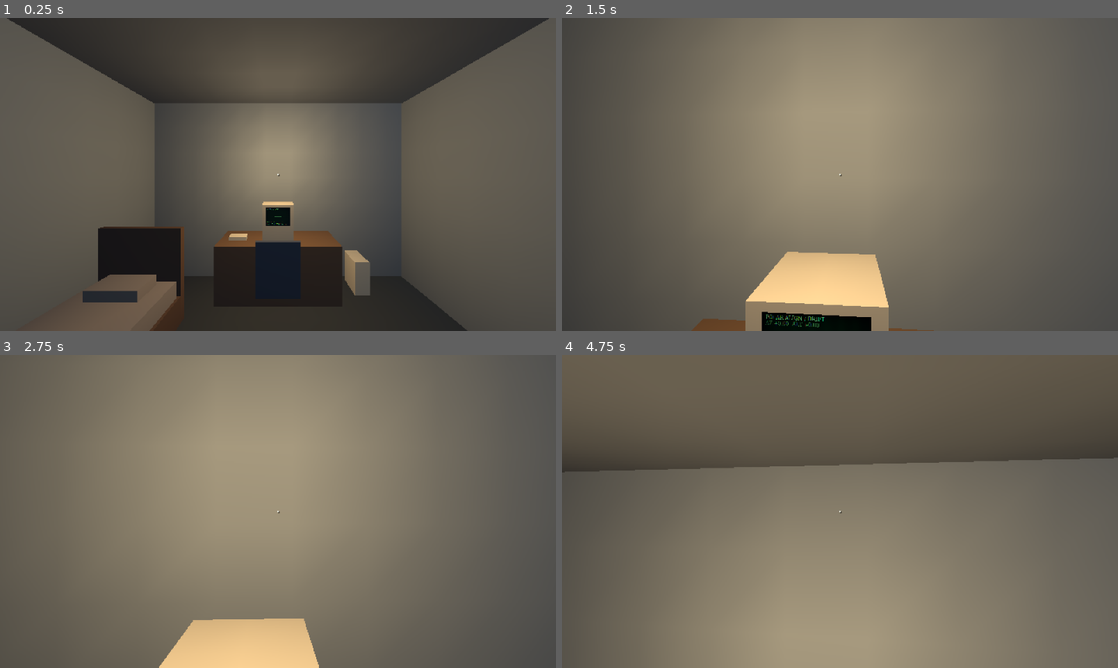
Above: before the commit, frames 1-4 (two rows, left to right).
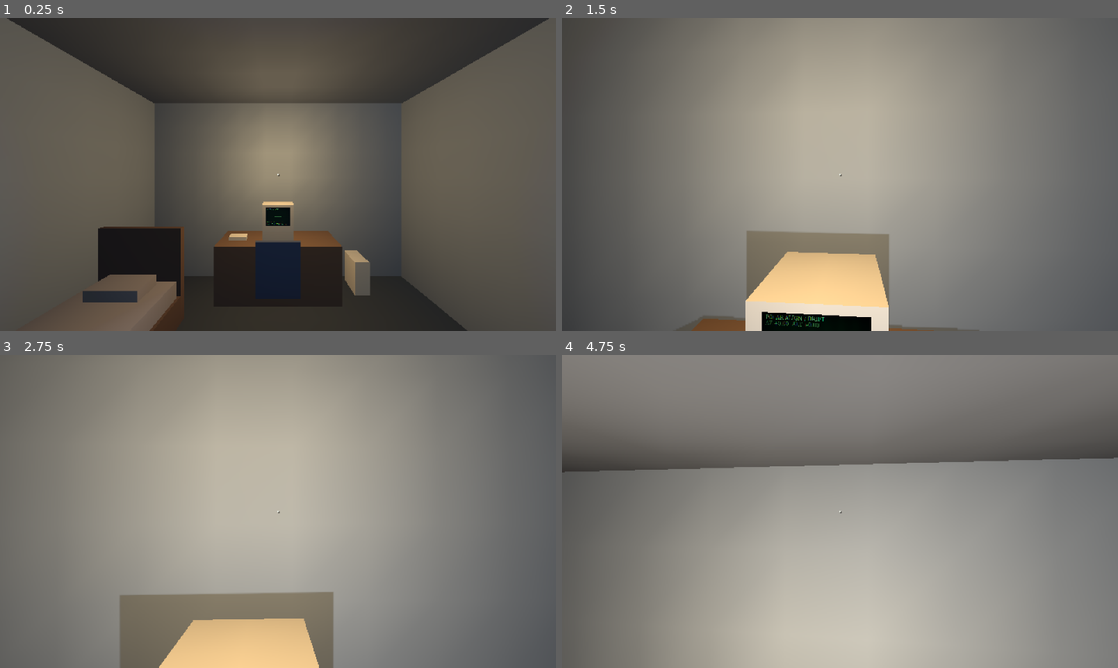
Above: after the commit, the same moments.

Repository: fcport/astrochills-gd-3d
Game: Godot game, scene res://main.tscn
Two runs of this game, one before a commit and one after it. Both use one fixed random seed, a clock stepped at 60 frames per second and the inputs below.
Inputs (mouse positions are in pixels of both pictures, inside the frame that each line leads up to):
- Up to frame 1 (0.25 s): no input
- Up to frame 2 (1.5 s): tap Enter (imaging_start) at 0.5 s; move the mouse to (867, 174) at 0.52 s; hold B (bbs_open) 0.53-1.28 s; hold W (move_forward) from 0.53 s (still down); click (867, 174) at 0.67 s; tap Space (jump) at 0.77 s; move the mouse to (812, 174) at 1.27 s; tap Ctrl (crouch) at 1.35 s
- Up to frame 3 (2.75 s): keep holding W (move_forward); tap Space (jump) at 1.52 s; move the mouse to (289, 505) at 2.02 s; hold Left (imaging_dec) from 2.03 s (still down)
- Up to frame 4 (4.75 s): keep holding W (move_forward); move the mouse to (834, 517) at 2.77 s; release Left (imaging_dec) at 2.78 s; tap Right (imaging_inc) at 2.85 s; click (834, 517) at 2.92 s; tap Space (jump) at 3.02, 3.77, 4.52 s; move the mouse to (878, 514) at 3.52 s; hold Down (imaging_next) 3.53-4.28 s; move the mouse to (795, 508) at 4.27 s; tap Up (imaging_prev) at 4.35 s

The runs differ from the first frame. In frame 2, 48% of the frame differs, in the area x 18-92%, y 6-100%; in frame 3, 65%; in frame 4, 88%, in the area x 0-100%, y 0-100%.

Commit message:
Il giocatore si porta addosso una luce: si vede quello che sfiori, non la stanza
Il nero resta - una parete non cambia di un livello da due metri e mezzo in poi -
ma a settanta centimetri passa da 7 a 73 su 255, e quello che hai accanto ha di
nuovo una forma. Lampada 40 cm sotto l'occhio, energia 0,3, portata 3 m.

Le ombre accese sembrano uno spreco per una luce cosi' debole e sono meta' del suo
lavoro: senza, attraversa i muri (+173 livelli sul pavimento della stanza accanto)
e un oggetto vicino resta una sagoma piatta.

Col banco che la misura, e che ha sbagliato bersaglio tre volte passando ogni volta.

Diff:
--- /dev/null
+++ b/tools/prova_prossimita.gd
@@ -0,0 +1,379 @@
+## Banco della luce di prossimità: rivela quello che sfiori, NON schiarisce la stanza.
+##
+## La lampada che il giocatore si porta addosso è una di quelle cose che a occhio
+## non si sanno giudicare. Guardando uno scatto si vede «più chiaro» e si è
+## contenti; quello che non si vede è che si è alzato anche il fondo della stanza,
+## cioè si è buttata via l'unica cosa che il buio doveva dare. E siccome la si tara
+## alzando un numero finché non piace, si finisce sempre un pochino oltre.
+##
+## Qui la si misura invece di guardarla. Si cerca il tratto libero più lungo della
+## sala telescopio, si mette il giocatore a quattro distanze da quel muro e si
+## fotografa lo stesso identico punto due volte, con la lampada accesa e spenta.
+## Quello che conta non è quanto viene chiaro: è **la differenza fra le due**, e
+## come muore con la distanza.
+##
+##   1. da vicino si deve vedere qualcosa (o la lampada non serve a niente);
+##   2. in fondo NON si deve vedere niente (o si è schiarita la stanza);
+##   3. nemmeno da vicino il muro deve diventare una parete illuminata.
+##
+## Il terzo controllo è quello che tiene onesta la taratura: senza, basta alzare
+## l'energia finché «si vede bene» e la notte è finita.
+##
+##     Godot --script tools/prova_prossimita.gd
+##
+## NIENTE `--headless`: senza rendering il viewport torna un'immagine vuota e il
+## banco misurerebbe zero dappertutto, dichiarando che va tutto bene.
+extends SceneTree
+
+## Quanti fotogrammi si lascia assestare la scena dopo aver mosso il giocatore o
+## toccato la lampada. L'illuminazione di Godot non è istantanea.
+const ASSESTO := 8
+
+## A che distanze dal muro si misura. La prima è «ci sono quasi addosso», l'ultima
+## è «è in fondo alla stanza e deve restare nera».
+const DISTANZE := [0.7, 1.5, 2.5, 5.0]
+
+## Quanto si deve alzare il muro più vicino, su 255. Sotto questa soglia la lampada
+## c'è ma non fa il suo mestiere.
+const ALZATA_MINIMA := 8.0
+
+## Quanto può alzarsi il muro più lontano, su 255. È il controllo dell'atmosfera:
+## il fondo della stanza deve restare esattamente com'era.
+const ALZATA_MASSIMA_LONTANO := 1.5
+
+## Quanto può alzarsi la parete VISTA DALL'ALTRA STANZA, su 255. La lampada non
+## fa ombra — costa zero e a questa energia dovrebbe restare di qua dal muro. Questo
+## numero è la verifica che «dovrebbe» sia vero.
+const FUGA_MASSIMA := 1.5
+
+## Quanto può venire chiaro, su 255, il punto PIÙ CHIARO dell'inquadratura da
+## settanta centimetri. Non il centro: il centro è dove capita, e al primo giro
+## capitava su una porta di noce che con l'albedo che ha resta scura qualunque luce
+## le arrivi. Il controllo passava mentre l'intonaco lì accanto, nella stessa foto,
+## era a duecento su duecentocinquantacinque — cioè un lampione. Il caso peggiore è
+## la superficie più chiara che la lampada illumina, e si legge col 98º percentile
+## dell'immagine: il massimo secco lo deciderebbe un riflesso da un pixel solo.
+const CHIARO_MASSIMO := 110.0
+
+var _scena: Node3D = null
+var _corpo: CharacterBody3D = null
+var _luce: OmniLight3D = null
+var _muro := Vector3.ZERO
+var _fuori := Vector3.ZERO
+
+## La camera che guarda dall'ALTRA parte del muro. Non è un vezzo: la fuga di luce
+## attraverso una parete è, per definizione, una cosa che dal lato illuminato non si
+## vede. Serve stare dall'altra parte.
+var _spia: Camera3D = null
+var _oltre := Vector3.ZERO
+var _mira := Vector3.ZERO
+
+var _prese: Array = []
+var _i := -1
+var _attesa := 0
+var _letture := {}
+var _guasti: Array[String] = []
+
+
+func _process(_d: float) -> bool:
+	if _i < 0:
+		_prepara()
+		return false
+	if _attesa > 0:
+		_attesa -= 1
+		return false
+	_leggi()
+	_i += 1
+	if _i >= _prese.size():
+		return _conclusione()
+	_sistema()
+	return false
+
+
+## Trova il muro su cui misurare e apparecchia l'elenco delle prese.
+func _prepara() -> void:
+	_scena = load("res://world/blockout.tscn").instantiate()
+	get_root().add_child(_scena)
+	_corpo = _scena.get_node_or_null("Player") as CharacterBody3D
+	if _corpo == null:
+		push_error("nel blockout non c'e' nessun Player")
+		quit(1)
+		return
+	# da spento non simula fisica: resta dove lo si mette invece di cadere
+	if _corpo.has_method("set_enabled"):
+		_corpo.call("set_enabled", false)
+	# E SI SPEGNE TUTTO IL RESTO. Nel primo giro il banco ha misurato un muro sotto
+	# una plafoniera accesa: la lampada di prossimita' aggiungeva pochi livelli su una
+	# parete che ne aveva gia' centoventi, e il conto non voleva dire niente. La
+	# domanda e' cosa fa questa lampada IN UNA STANZA AL BUIO, quindi il buio glielo
+	# si fa intorno.
+	_spegni(_scena)
+	var cam := _corpo.get_node_or_null("Camera") as Camera3D
+	if cam != null:
+		cam.current = true          # senza, si fotografa un viewport senza camera
+	print("camera: %s" % ("assente" if cam == null else "attiva=%s" % cam.current))
+	_luce = _corpo.get_node_or_null("Camera/Prossimita") as OmniLight3D
+	if _luce == null:
+		push_error("il giocatore non ha nessuna luce di prossimita'")
+		quit(1)
+		return
+	_cerca_muro()
+	for d in DISTANZE:
+		_prese.append({"d": d, "accesa": false})
+		_prese.append({"d": d, "accesa": true})
+	if _cerca_oltre():
+		_spia = Camera3D.new()
+		_spia.fov = 55.0
+		_scena.add_child(_spia)
+		_prese.append({"d": 0.5, "accesa": false, "oltre": true})
+		_prese.append({"d": 0.5, "accesa": true, "oltre": true})
+	print("muro di prova a (%.2f, %.2f, %.2f)" % [_muro.x, _muro.y, _muro.z])
+	_i = 0
+	_sistema()
+
+
+## Spegne ogni lampada della scena, comunque sia stata accesa.
+func _spegni(n: Node) -> void:
+	if n is Light3D:
+		(n as Light3D).visible = false
+	if n.name == "Accesa" and n is Node3D:
+		(n as Node3D).visible = false
+	for f in n.get_children():
+		_spegni(f)
+
+
+## Da dove si prova a guardare. LE PLAFONIERE FANNO DA SEGNAPOSTO: stanno per
+## costruzione al centro dei locali, sono già nel file e nessuno le sposta senza
+## spostare la stanza. Un punto di partenza scritto a mano qui dentro era finito in
+## un vano di porta, e da lì non c'era un tratto di parete libera abbastanza lungo
+## per misurare niente.
+func _da_dove() -> Array:
+	var punti: Array = []
+	_raduna(_scena, punti)
+	if punti.is_empty():
+		punti.append(Vector3(2.60, 1.65, 5.90))
+	return punti
+
+
+func _raduna(n: Node, punti: Array) -> void:
+	if n is Light3D and not _corpo.is_ancestor_of(n):
+		var p: Vector3 = (n as Light3D).global_position
+		punti.append(Vector3(p.x, 1.65, p.z))
+	for f in n.get_children():
+		_raduna(f, punti)
+
+
+## IL PUNTO DI MISURA NON SI SCRIVE A MANO. Un paio di coordinate copiate qui
+## dentro sopravvivono a chi sposta un muro e da quel giorno il banco misura una
+## parete che non c'è più. Si spara invece un ventaglio di raggi orizzontali dal
+## centro della sala e si tiene il più lungo che ci stia: è, per costruzione, il
+## tratto dove le quattro distanze ci stanno tutte.
+func _cerca_muro() -> void:
+	var spazio := _scena.get_world_3d().direct_space_state
+	var meglio := 0.0
+	for da in _da_dove():
+		for k in range(48):
+			var a := TAU * k / 48.0
+			var dir := Vector3(sin(a), 0.0, cos(a))
+			var par := PhysicsRayQueryParameters3D.create(da, da + dir * 14.0)
+			par.exclude = [_corpo.get_rid()]
+			var urto := spazio.intersect_ray(par)
+			if urto.is_empty():
+				continue
+			var quanto: float = da.distance_to(urto["position"])
+			# oltre le distanze di prova non serve, e piu' lontano si finisce fuori
+			# dalla sala passando da una porta aperta
+			if quanto <= meglio or quanto >= 12.0:
+				continue
+			# DEV'ESSERE UNA PARETE, NON UN VANO. Al primo giro il raggio piu' lungo
+			# usciva da una porta aperta e finiva su una lastra scura che alla luce non
+			# rispondeva: il banco misurava lo stesso 6,6 a ogni distanza e accusava la
+			# lampada di non funzionare. Si sparano quattro raggi paralleli scostati di
+			# venticinque centimetri: se non arrivano tutti alla stessa distanza, li' non
+			# c'e' una parete piana ma uno spigolo, uno stipite o un'apertura.
+			var lato := Vector3(dir.z, 0.0, -dir.x)
+			var piana := true
+			for s in [-0.25, 0.25, -0.5, 0.5]:
+				var q := PhysicsRayQueryParameters3D.create(da + lato * s,
+					da + lato * s + dir * 14.0)
+				q.exclude = [_corpo.get_rid()]
+				var u2 := spazio.intersect_ray(q)
+				if u2.is_empty() or absf((da + lato * s).distance_to(u2["position"]) - quanto) > 0.30:
+					piana = false
+					break
+			# e verticale: un banco che finisce a misurare il soffitto misura una cosa
+			# che il giocatore non guarda mai
+			if not piana or absf((urto["normal"] as Vector3).y) > 0.2:
+				continue
+			# E DAVANTI DEV'ESSERCI CAMPO APERTO. La prima parete che passava tutti i
+			# controlli era il battente di una porta, con lo stipite a venti centimetri
+			# di lato: quel pezzo di muro si prendeva quasi tutta la luce e il banco
+			# leggeva duecentoquaranta su duecentocinquantacinque, dando la colpa a una
+			# lampada che sul bersaglio vero ne alzava trenta. Da dove si misura ci
+			# devono essere un metro e mezzo liberi per parte, o non si sta misurando
+			# una parete: si sta misurando un angolo.
+			var posto: Vector3 = urto["position"] - dir * DISTANZE[0]
+			var largo := true
+			for s in [-1.0, 1.0]:
+				var q := PhysicsRayQueryParameters3D.create(posto, posto + lato * (s * 1.5))
+				q.exclude = [_corpo.get_rid()]
+				if not spazio.intersect_ray(q).is_empty():
+					largo = false
+					break
+			if not largo:
+				continue
+			meglio = quanto
+			_muro = urto["position"]
+			_fuori = -dir
+	if meglio < DISTANZE[DISTANZE.size() - 1] + 0.5:
+		push_error("non c'e' un tratto libero lungo abbastanza: %.1f m" % meglio)
+		quit(1)
+
+
+## Cerca un punto d'osservazione dall'altra parte della parete di prova.
+##
+## Dev'essere AL CHIUSO: se di là c'è il prato, la lettura la fa il cielo notturno e
+## non dice niente sulla lampada. Il criterio è avere un soffitto sopra la testa.
+##
+## E SI GUARDA LA PARETE DI FRONTE, NON IL RETRO DEL MURO. Al primo tentativo la
+## spia inquadrava il retro della parete di prova e riportava zero fuga anche con la
+## lampada a quaranta di energia — sembrava una bella notizia, ed era un errore di
+## fisica elementare: quella faccia dà le spalle alla lampada, e una superficie
+## girata dall'altra parte resta nera che la luce le arrivi o no. La luce che passa
+## il muro si posa su ciò che nella stanza accanto è rivolto VERSO di lei, cioè la
+## parete opposta. È lì che si misura.
+##
+## E SI MISURA IL PAVIMENTO, non la parete di fronte. La parete di fronte è dove
+## capita: dietro il muro di prova la stanza è profonda quattro metri e mezzo, cioè
+## più della portata della lampada, e la fuga usciva zero per un motivo che non
+## dipende dalla lampada — bastava una stanza più stretta per cambiare risposta. Il
+## pavimento invece sta SEMPRE a un metro e mezzo dalla lampada, in qualunque
+## stanza, ed è sempre rivolto verso l'alto cioè verso di lei. È il caso peggiore, e
+## non dipende da quale parete il banco ha pescato.
+func _cerca_oltre() -> bool:
+	var spazio := _scena.get_world_3d().direct_space_state
+	# si entra nel muro e si esce dall'altra parte, cercando il primo spazio libero
+	for dentro in [0.35, 0.5, 0.7, 0.9, 1.2, 1.6]:
+		var p: Vector3 = _muro - _fuori * dentro
+		# PRIMA DI TUTTO: DEV'ESSERE ARIA. Il criterio del pavimento sotto e del
+		# soffitto sopra e' vero anche DENTRO il muro, ed e' li' che la spia e'
+		# finita al primo giro: inquadrava il nero interno di una parete e riportava
+		# nessuna fuga anche con la lampada a quaranta di energia. Un controllo che
+		# non puo' fallire non e' un controllo.
+		var punto := PhysicsPointQueryParameters3D.new()
+		punto.position = p
+		if not spazio.intersect_point(punto, 1).is_empty():
+			continue
+		var giu := PhysicsRayQueryParameters3D.create(p, p + Vector3.DOWN * 3.0)
+		var su := PhysicsRayQueryParameters3D.create(p, p + Vector3.UP * 4.0)
+		if spazio.intersect_ray(giu).is_empty() or spazio.intersect_ray(su).is_empty():
+			continue                       # niente pavimento o niente soffitto: e' fuori
+		# il pezzo di pavimento subito oltre il muro: quello che la luce filtrata
+		# colpisce per primo, e che c'e' in qualunque stanza
+		var sotto := PhysicsRayQueryParameters3D.create(p - _fuori * 0.35,
+			p - _fuori * 0.35 + Vector3.DOWN * 3.0)
+		var visto := spazio.intersect_ray(sotto)
+		if visto.is_empty():
+			continue
+		_oltre = p
+		_mira = visto["position"]
+		print("spia %.2f m dietro il muro, guarda il pavimento a %.2f m dalla lampada"
+			% [dentro, _mira.distance_to(_muro + _fuori * 0.5 - Vector3(0, 0.4, 0))])
+		return true
+	print("dietro la parete di prova non c'e' una stanza: fuga non misurata")
+	return false
+
+
+## Mette il giocatore alla distanza della presa corrente, guardando il muro.
+func _sistema() -> void:
+	var presa: Dictionary = _prese[_i]
+	var occhio: Vector3 = _muro + _fuori * float(presa["d"])
+	_corpo.global_position = Vector3(occhio.x, occhio.y - Player.EYE_HEIGHT, occhio.z)
+	# la camera guarda lungo -Z locale: questa imbardata la punta contro il muro
+	_corpo.rotation.y = atan2(_fuori.x, _fuori.z)
+	_luce.visible = bool(presa["accesa"])
+	if presa.get("oltre", false):
+		_spia.global_position = _oltre
+		_spia.look_at(_mira, Vector3.UP)
+		_spia.current = true
+	elif _spia != null:
+		_spia.current = false
+		(_corpo.get_node("Camera") as Camera3D).current = true
+	_attesa = ASSESTO
+
+
+## Legge il centro dell'inquadratura. Non un pixel solo: undici per undici, mediati.
+## Un pixel singolo su una parete con texture è rumore, e il rumore su una misura da
+## pochi livelli su 255 è tutta la misura.
+func _leggi() -> void:
+	var img := get_root().get_texture().get_image()
+	var cx := img.get_width() / 2
+	var cy := img.get_height() / 2
+	var somma := 0.0
+	var n := 0
+	for y in range(cy - 5, cy + 6):
+		for x in range(cx - 5, cx + 6):
+			var c := img.get_pixel(x, y)
+			somma += (c.r + c.g + c.b) / 3.0 * 255.0
+			n += 1
+	# e il punto piu' chiaro di tutta l'inquadratura, campionando un pixel ogni
+	# quattro: e' il caso peggiore, quello che dice se la stanza sta diventando chiara
+	var tutti: Array[float] = []
+	for y in range(0, img.get_height(), 4):
+		for x in range(0, img.get_width(), 4):
+			var c := img.get_pixel(x, y)
+			tutti.append((c.r + c.g + c.b) / 3.0 * 255.0)
+	tutti.sort()
+	var presa: Dictionary = _prese[_i]
+	var chiave = "oltre" if presa.get("oltre", false) else presa["d"]
+	# UNA FOTO LA LASCIA COMUNQUE. I numeri dicono di quanto si e' alzato il muro, non
+	# se l'ombra si stacca dai battiscopa o se l'intonaco granisce: quelle si vedono.
+	if presa.get("oltre", false):
+		img.save_png("user://spia_%s.png" % ("accesa" if presa["accesa"] else "spenta"))
+	elif presa["accesa"] and is_equal_approx(presa["d"], DISTANZE[0]):
+		img.save_png("user://prossimita.png")
+	if not _letture.has(chiave):
+		_letture[chiave] = {}
+	var stato := "accesa" if presa["accesa"] else "spenta"
+	_letture[chiave][stato] = somma / n
+	_letture[chiave]["chiaro_" + stato] = tutti[int(tutti.size() * 0.98)]
+
+
+func _conclusione() -> bool:
+	print("\n  distanza    spenta   accesa    alzata")
+	for d in DISTANZE:
+		var spenta: float = _letture[d]["spenta"]
+		var accesa: float = _letture[d]["accesa"]
+		print("  %5.1f m     %5.1f    %5.1f    %+6.1f" % [d, spenta, accesa, accesa - spenta])
+
+	var vicino: float = DISTANZE[0]
+	var lontano: float = DISTANZE[DISTANZE.size() - 1]
+	var alzata_vicino: float = _letture[vicino]["accesa"] - _letture[vicino]["spenta"]
+	var alzata_lontano: float = _letture[lontano]["accesa"] - _letture[lontano]["spenta"]
+
+	if alzata_vicino < ALZATA_MINIMA:
+		_guasti.append("a %.1f m alza di soli %.1f livelli: non si vede niente di piu'"
+			% [vicino, alzata_vicino])
+	if alzata_lontano > ALZATA_MASSIMA_LONTANO:
+		_guasti.append("a %.1f m alza di %.1f livelli: sta schiarendo la stanza, non "
+			% [lontano, alzata_lontano] + "quello che hai vicino")
+	if _letture.has("oltre"):
+		var fuga: float = _letture["oltre"]["accesa"] - _letture["oltre"]["spenta"]
+		print("  di la' dal muro   %5.1f    %5.1f    %+6.1f"
+			% [_letture["oltre"]["spenta"], _letture["oltre"]["accesa"], fuga])
+		if fuga > FUGA_MASSIMA:
+			_guasti.append("la lampada si vede dalla stanza accanto: alza il muro di "
+				+ "%.1f livelli attraverso l'intonaco" % fuga)
+
+	print("
+  a %.1f m il punto piu' chiaro passa da %.0f a %.0f su 255"
+		% [vicino, _letture[vicino]["chiaro_spenta"], _letture[vicino]["chiaro_accesa"]])
+	if _letture[vicino]["chiaro_accesa"] > CHIARO_MASSIMO:
+		_guasti.append("a %.1f m si arriva a %.0f su 255: e' una stanza illuminata, "
+			% [vicino, _letture[vicino]["chiaro_accesa"]] + "non una cosa svelata")
+
+	print("\ndistanze provate: %d, guasti: %d" % [DISTANZE.size(), _guasti.size()])
+	for g in _guasti:
+		print("  " + g)
+	quit(1 if _guasti.size() > 0 else 0)
+	return true
--- a/world/player/player.tscn
+++ b/world/player/player.tscn
@@ -7,6 +7,33 @@
 ; LA PORTATA DELL'INTERAZIONE invece non sta qui: `INTERACT_RANGE` la scrive nel
 ; raggio, e il raggio non ha vincoli da rispettare.
 ;
+; LA LUCE DI PROSSIMITÀ è la `Prossimita` sotto la camera, e serve a una regola
+; non scritta dei giochi al buio: quello che ti sfiora non è mai una macchia nera.
+; Il nero del fondo stanza è voluto e resta — questa lampada muore a due metri e
+; mezzo — ma un mobile a mezzo metro deve avere una forma, o si cammina sbattendo
+; contro rettangoli invisibili e il buio smette di essere atmosfera e diventa un
+; difetto.
+;
+; TRE SCELTE CHE LA RENDONO INVISIBILE COME SORGENTE, e sono il punto:
+;   - sta 40 cm SOTTO l'occhio, non sull'occhio. Una lampada esattamente dove
+;     guardi illumina solo ciò che vedi e da lì non fa ombra: tutto viene piatto,
+;     come col flash. Dal petto la luce arriva radente e la forma si legge.
+;   - `light_specular = 0`: senza, ogni superficie lucida ti restituisce un
+;     puntino che ti segue per la stanza, e la lampada finta si vede.
+;   - `shadow_enabled = true`, che sembra uno spreco per una lampada da niente e
+;     invece è metà del suo lavoro. Senza ombre la luce attraversa i muri: col
+;     banco, misurata dalla stanza accanto, alzava il pavimento di 173 livelli su
+;     255 attraverso l'intonaco. E soprattutto, senza ombre un oggetto vicino
+;     viene illuminato ma non ne proietta nessuna, cioè resta una sagoma piatta —
+;     e la forma di quello che hai accanto è tutto ciò che si voleva.
+;
+; ENERGIA 0,3, e non è un numero scelto guardando. Tarata col banco
+; `tools/prova_prossimita.gd`, che misura di quanto si alza una parete a varie
+; distanze: +66 livelli a 70 cm, +22 a un metro e mezzo, zero da 2,5 in poi, e la
+; stanza accanto non se ne accorge. Chi la cambia rilancia quel banco — e badi che
+; misuri l'INTONACO: sulla prima parete che il banco aveva pescato, un battente di
+; noce, la stessa lampada dava trenta livelli invece di duecento, e la taratura
+; usciva sbagliata di dieci volte.
 ; `collision_layer = 2` è il layer GIOCATORE (vedi `Interactable.LAYER_PLAYER` e
 ; `project.godot`, sezione `layer_names/3d_physics`): il corpo sta su un layer
 ; suo perché il raggio dell'interazione, che cerca mondo e interagibili, non
@@ -34,6 +61,16 @@
 unique_name_in_owner = true
 transform = Transform3D(1, 0, 0, 0, 1, 0, 0, 0, 1, 0, 1.65, 0)
 
+[node name="Prossimita" type="OmniLight3D" parent="Camera"]
+transform = Transform3D(1, 0, 0, 0, 1, 0, 0, 0, 1, 0, -0.4, 0)
+light_color = Color(0.7, 0.76, 0.92, 1)
+light_energy = 0.3
+light_specular = 0.0
+shadow_enabled = true
+shadow_bias = 0.03
+omni_range = 3.0
+omni_attenuation = 1.8
+
 [node name="InteractRay" type="RayCast3D" parent="Camera"]
 unique_name_in_owner = true
 
Not shown, added: tools/prova_prossimita.gd.uid
Not shown, changed: _bmad-output/planning-artifacts/gdds/gdd-astrochills-gd-3d-2026-08-24/decision-log.md
